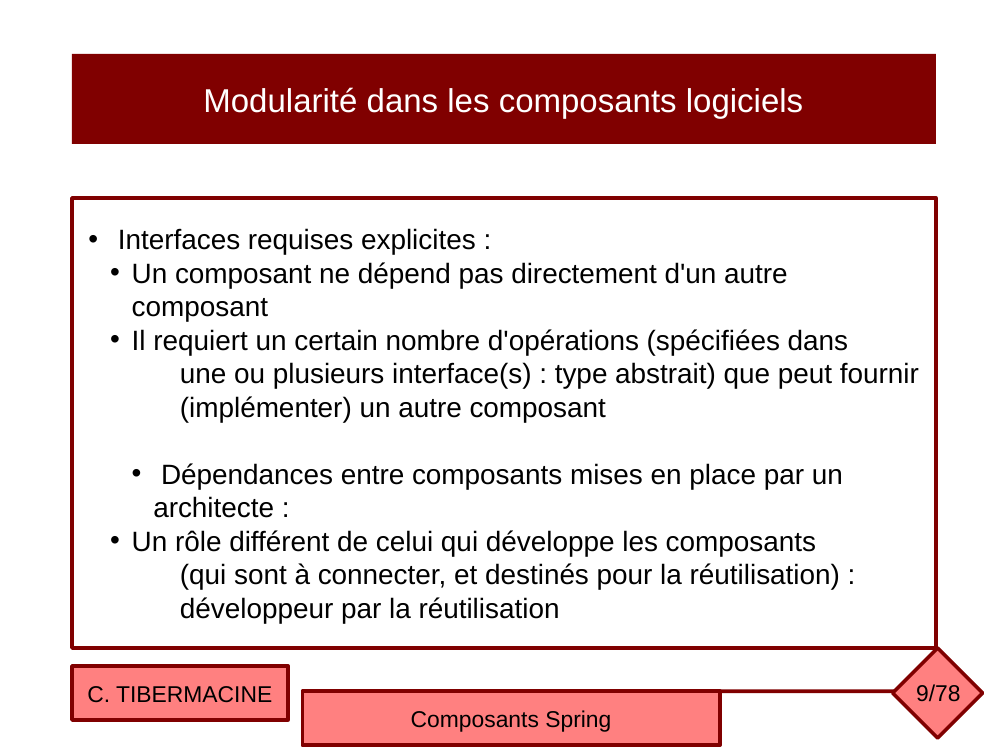
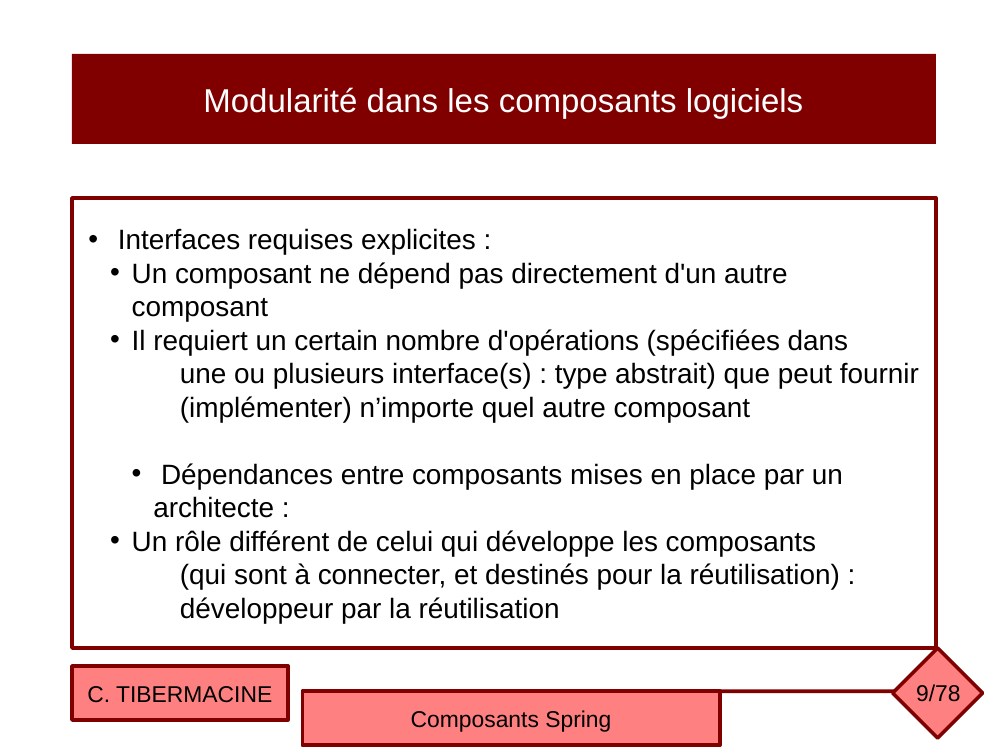
Before and after one commit to ctiber/composants, a slide deck: slide 9 of cours/cours2.odp. Drawn at 1008x756 pixels with LibreOffice and Linux fonts; fonts in the diff are those of the drawing. Boxes give left, top, right and bottom in pixels: in the first picture for what was removed or moved away, otherwise in the second. Text is boxed around its words. In the diff, an @@ line names an element or a change of style, - is before the commit and + after.

```diff
--- a/cours/cours2.odp
+++ b/cours/cours2.odp
@@ text in rectangle at [180,396,750,422]: text changed @@
-(implémenter) un autre composant
+(implémenter) n’importe quel autre composant
```
Also in this commit, not shown: 6 other slides changed, 1 other file.
